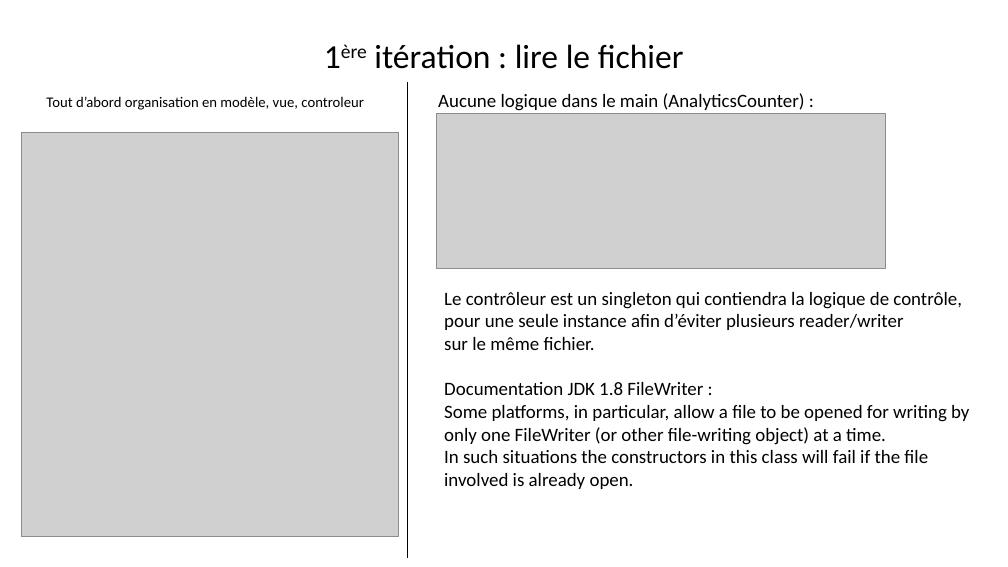
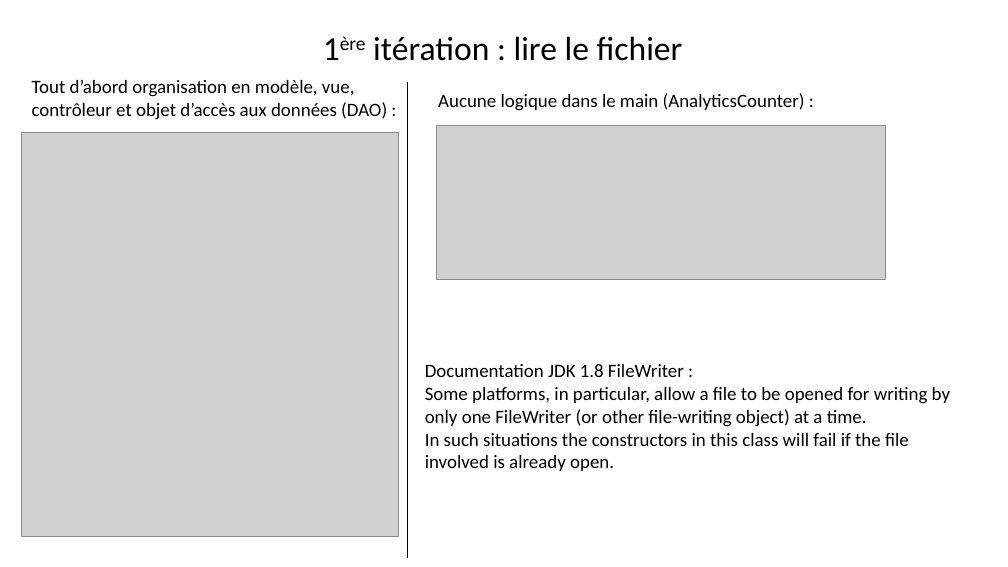
Before and after one commit to emmo78/Project_DA_Java_EN_Come_to_the_Rescue_of_a_Java_Application, a slide deck: slide 5 of PresentationOlivierMOREL.pptx. Drawn at 1008x567 pixels with LibreOffice and Linux fonts; fonts in the diff are those of the drawing; grey boxes stand for pictures. Boxes give left, top, right and bottom in pixels: in the first picture for what was removed or moved away, otherwise in the second. Text is boxed around its words. In the diff, an @@ line names an element or a change of style, - is before the commit and + after.

```diff
--- a/PresentationOlivierMOREL.pptx
+++ b/PresentationOlivierMOREL.pptx
@@ text "1ère itération : lire le ..." moved from (x1=46, y1=44, x2=684, y2=110) to (x1=373, y1=36, x2=683, y2=61) @@
@@ text added at (x1=32, y1=80, x2=387, y2=120), 18 pt, text #000000 @@
+Tout d’abord organisation en modèle, vue,
+contrôleur et objet d’accès aux données (DAO) :
@@ text at (x1=46, y1=96, x2=364, y2=110): paragraph removed @@
-Tout d’abord organisation en modèle, vue, controleur
@@ picture moved from (x1=437, y1=114, x2=886, y2=268) to (x1=437, y1=126, x2=886, y2=280) @@
@@ text at (x1=444, y1=292, x2=962, y2=350): paragraphs removed @@
-Le contrôleur est un singleton qui contiendra la logique de contrôle,
-pour une seule instance afin d’éviter plusieurs reader/writer
-sur le même fichier.
@@ text "Documentation JDK 1.8 FileWriter :" moved from (x1=444, y1=292, x2=969, y2=489) to (x1=425, y1=364, x2=950, y2=471) @@
```
Also in this commit, not shown: 4 other slides changed, 6 slides added, 6 slides removed.
